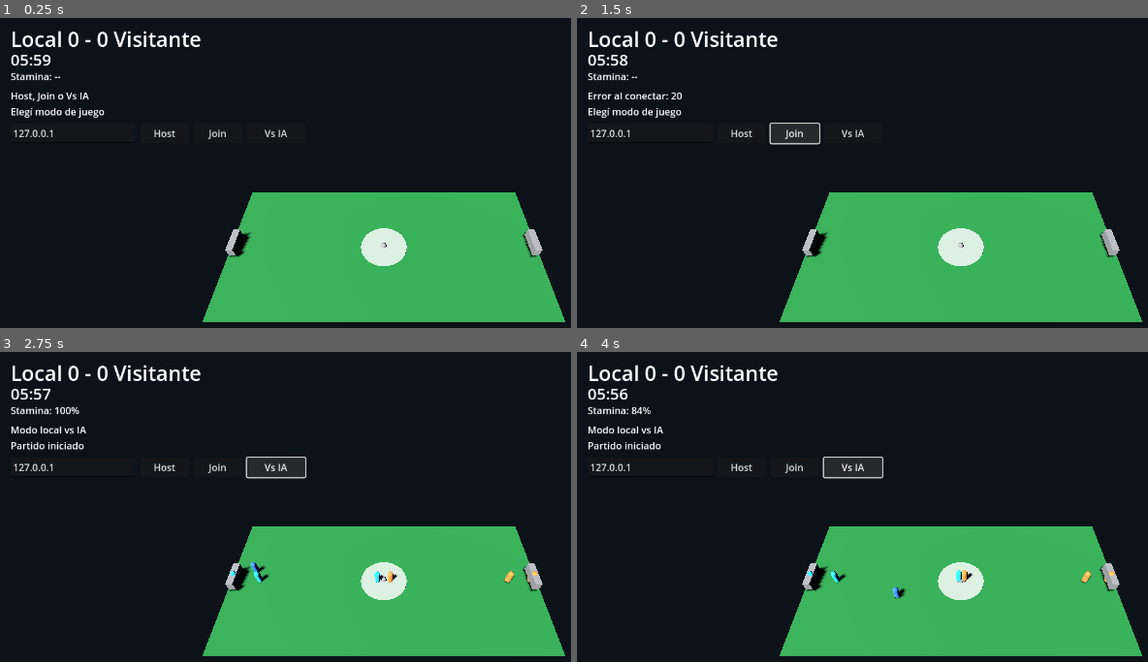
Above: before the commit, frames 1-4 (two rows, left to right).
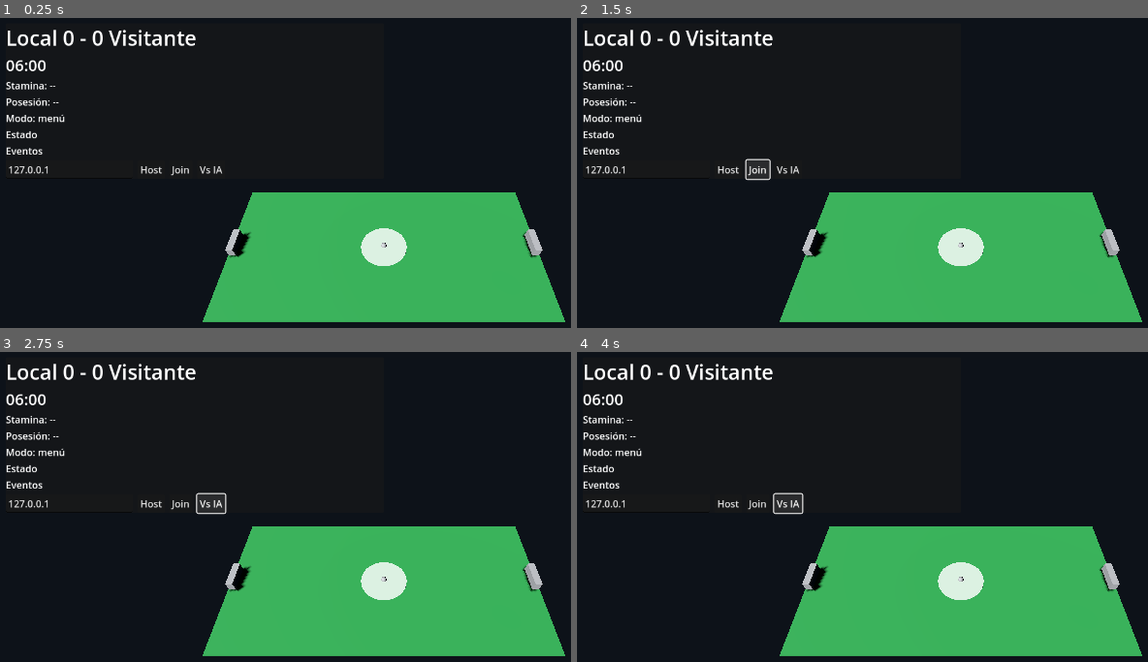
Above: after the commit, the same moments.

Repository: tenemostuseguro/uft27
Game: Godot game, scene res://scenes/Main3D.tscn
Same seed, same stepped clock (60 frames per second), same inputs: the game is played once before the commit and once after it. This scene is started directly instead of the project's main scene.
Inputs:
- Up to frame 1 (0.25 s): no input
- Up to frame 2 (1.5 s): click "Host" at 0.5 s; click "Join" at 1.25 s
- Up to frame 3 (2.75 s): click "Vs IA" at 2 s
- Up to frame 4 (4 s): tap Enter at 2.75 s; hold D (move_right) 2.78-3.53 s; hold Shift (sprint) 2.78-3.53 s; tap Space (shoot) at 2.85, 3.8 s; hold S (move_down) from 3.53 s (still down); tap Shift (sprint) at 3.6 s

The runs differ from the first frame. In frame 1, 2.8% of the frame differs, in the area x 1-51%, y 3-51%; in frame 2, 3.3%; in frame 3, 3.6%; in frame 4, 3.6%, in the area x 1-95%, y 3-80%.
Error after the commit: Invalid access to property or key 'button_down' on a base object of type 'null instance'. (res://scripts/game_manager_3d.gd:98)

Commit message:
Polish match system HUD and add mobile touch controls

Diff:
--- a/godot-futsal/scenes/Main3D.tscn
+++ b/godot-futsal/scenes/Main3D.tscn
@@ -52,7 +52,7 @@
 bot_scene = ExtResource("4_bot_scene")
 field_half_length = 20.0
 field_half_width = 10.0
-ai_players_per_side = 3
+ai_players_per_side = 4
 match_duration = 360.0
 
 [node name="WorldEnvironment" type="WorldEnvironment" parent="."]
@@ -150,71 +150,150 @@
 anchor_right = 1.0
 anchor_bottom = 1.0
 
-[node name="ScoreLabel" type="Label" parent="CanvasLayer/UI"]
-offset_left = 24.0
-offset_top = 14.0
-offset_right = 600.0
-offset_bottom = 58.0
-text = "0 - 0"
+[node name="Hud" type="PanelContainer" parent="CanvasLayer/UI"]
+layout_mode = 1
+anchors_preset = 0
+offset_left = 16.0
+offset_top = 12.0
+offset_right = 640.0
+offset_bottom = 250.0
+
+[node name="VBox" type="VBoxContainer" parent="CanvasLayer/UI/Hud"]
+layout_mode = 2
+theme_override_constants/separation = 4
+
+[node name="ScoreLabel" type="Label" parent="CanvasLayer/UI/Hud/VBox"]
+layout_mode = 2
+text = "Local 0 - 0 Visitante"
 theme_override_font_sizes/font_size = 34
 
-[node name="TimerLabel" type="Label" parent="CanvasLayer/UI"]
-offset_left = 24.0
-offset_top = 54.0
-offset_right = 220.0
-offset_bottom = 90.0
+[node name="TimerLabel" type="Label" parent="CanvasLayer/UI/Hud/VBox"]
+layout_mode = 2
 text = "06:00"
 theme_override_font_sizes/font_size = 26
 
-[node name="StaminaLabel" type="Label" parent="CanvasLayer/UI"]
-offset_left = 24.0
-offset_top = 88.0
-offset_right = 280.0
-offset_bottom = 118.0
+[node name="StaminaLabel" type="Label" parent="CanvasLayer/UI/Hud/VBox"]
+layout_mode = 2
 text = "Stamina: --"
 
-[node name="StatusLabel" type="Label" parent="CanvasLayer/UI"]
-offset_left = 24.0
-offset_top = 120.0
-offset_right = 520.0
-offset_bottom = 148.0
+[node name="PossessionLabel" type="Label" parent="CanvasLayer/UI/Hud/VBox"]
+layout_mode = 2
+text = "Posesión: --"
+
+[node name="ModeLabel" type="Label" parent="CanvasLayer/UI/Hud/VBox"]
+layout_mode = 2
+text = "Modo: menú"
+
+[node name="StatusLabel" type="Label" parent="CanvasLayer/UI/Hud/VBox"]
+layout_mode = 2
 text = "Estado"
 
-[node name="EventLabel" type="Label" parent="CanvasLayer/UI"]
-offset_left = 24.0
-offset_top = 146.0
-offset_right = 620.0
-offset_bottom = 174.0
+[node name="EventLabel" type="Label" parent="CanvasLayer/UI/Hud/VBox"]
+layout_mode = 2
 text = "Eventos"
 
-[node name="IPInput" type="LineEdit" parent="CanvasLayer/UI"]
-offset_left = 24.0
-offset_top = 178.0
-offset_right = 230.0
-offset_bottom = 210.0
+[node name="NetworkRow" type="HBoxContainer" parent="CanvasLayer/UI/Hud/VBox"]
+layout_mode = 2
+theme_override_constants/separation = 8
+
+[node name="IPInput" type="LineEdit" parent="CanvasLayer/UI/Hud/VBox/NetworkRow"]
+layout_mode = 2
+custom_minimum_size = Vector2(210, 0)
 placeholder_text = "IP host (ej: 192.168.0.20)"
 text = "127.0.0.1"
 
-[node name="HostButton" type="Button" parent="CanvasLayer/UI"]
-offset_left = 238.0
-offset_top = 178.0
-offset_right = 318.0
-offset_bottom = 210.0
+[node name="HostButton" type="Button" parent="CanvasLayer/UI/Hud/VBox/NetworkRow"]
+layout_mode = 2
 text = "Host"
 
-[node name="JoinButton" type="Button" parent="CanvasLayer/UI"]
-offset_left = 326.0
-offset_top = 178.0
-offset_right = 406.0
-offset_bottom = 210.0
+[node name="JoinButton" type="Button" parent="CanvasLayer/UI/Hud/VBox/NetworkRow"]
+layout_mode = 2
 text = "Join"
 
-[node name="VsAIButton" type="Button" parent="CanvasLayer/UI"]
-offset_left = 414.0
-offset_top = 178.0
-offset_right = 510.0
-offset_bottom = 210.0
+[node name="VsAIButton" type="Button" parent="CanvasLayer/UI/Hud/VBox/NetworkRow"]
+layout_mode = 2
 text = "Vs IA"
+
+[node name="MobileControls" type="Control" parent="CanvasLayer/UI"]
+layout_mode = 1
+anchors_preset = 15
+anchor_right = 1.0
+anchor_bottom = 1.0
+
+[node name="MovePad" type="PanelContainer" parent="CanvasLayer/UI/MobileControls"]
+layout_mode = 1
+anchors_preset = 3
+anchor_top = 1.0
+anchor_right = 0.0
+anchor_bottom = 1.0
+offset_left = 16.0
+offset_top = -220.0
+offset_right = 236.0
+offset_bottom = -16.0
+
+[node name="Grid" type="GridContainer" parent="CanvasLayer/UI/MobileControls/MovePad"]
+layout_mode = 2
+columns = 3
+
+[node name="Empty1" type="Control" parent="CanvasLayer/UI/MobileControls/MovePad/Grid"]
+layout_mode = 2
+custom_minimum_size = Vector2(60, 60)
+
+[node name="UpButton" type="Button" parent="CanvasLayer/UI/MobileControls/MovePad/Grid"]
+layout_mode = 2
+text = "↑"
+
+[node name="Empty2" type="Control" parent="CanvasLayer/UI/MobileControls/MovePad/Grid"]
+layout_mode = 2
+custom_minimum_size = Vector2(60, 60)
+
+[node name="LeftButton" type="Button" parent="CanvasLayer/UI/MobileControls/MovePad/Grid"]
+layout_mode = 2
+text = "←"
+
+[node name="Empty3" type="Control" parent="CanvasLayer/UI/MobileControls/MovePad/Grid"]
+layout_mode = 2
+custom_minimum_size = Vector2(60, 60)
+
+[node name="RightButton" type="Button" parent="CanvasLayer/UI/MobileControls/MovePad/Grid"]
+layout_mode = 2
+text = "→"
+
+[node name="Empty4" type="Control" parent="CanvasLayer/UI/MobileControls/MovePad/Grid"]
+layout_mode = 2
+custom_minimum_size = Vector2(60, 60)
+
+[node name="DownButton" type="Button" parent="CanvasLayer/UI/MobileControls/MovePad/Grid"]
+layout_mode = 2
+text = "↓"
+
+[node name="Empty5" type="Control" parent="CanvasLayer/UI/MobileControls/MovePad/Grid"]
+layout_mode = 2
+custom_minimum_size = Vector2(60, 60)
+
+[node name="ActionPad" type="PanelContainer" parent="CanvasLayer/UI/MobileControls"]
+layout_mode = 1
+anchors_preset = 9
+anchor_left = 1.0
+anchor_top = 1.0
+anchor_right = 1.0
+anchor_bottom = 1.0
+offset_left = -236.0
+offset_top = -220.0
+offset_right = -16.0
+offset_bottom = -16.0
+
+[node name="VBox" type="VBoxContainer" parent="CanvasLayer/UI/MobileControls/ActionPad"]
+layout_mode = 2
+theme_override_constants/separation = 10
+
+[node name="ShootButton" type="Button" parent="CanvasLayer/UI/MobileControls/ActionPad/VBox"]
+layout_mode = 2
+text = "PATEAR"
+
+[node name="SprintButton" type="Button" parent="CanvasLayer/UI/MobileControls/ActionPad/VBox"]
+layout_mode = 2
+text = "SPRINT"
 
 [connection signal="body_entered" from="GoalHome" to="." method="_on_goal_home_body_entered"]
 [connection signal="body_entered" from="GoalAway" to="." method="_on_goal_away_body_entered"]
--- a/godot-futsal/scripts/game_manager_3d.gd
+++ b/godot-futsal/scripts/game_manager_3d.gd
@@ -14,15 +14,26 @@
 @onready var players_root: Node3D = $Players
 @onready var bots_root: Node3D = $Bots
 @onready var ball: RigidBody3D = $Ball
-@onready var score_label: Label = $CanvasLayer/UI/ScoreLabel
-@onready var timer_label: Label = $CanvasLayer/UI/TimerLabel
-@onready var status_label: Label = $CanvasLayer/UI/StatusLabel
-@onready var ip_input: LineEdit = $CanvasLayer/UI/IPInput
-@onready var host_button: Button = $CanvasLayer/UI/HostButton
-@onready var join_button: Button = $CanvasLayer/UI/JoinButton
-@onready var vs_ai_button: Button = $CanvasLayer/UI/VsAIButton
-@onready var stamina_label: Label = $CanvasLayer/UI/StaminaLabel
-@onready var event_label: Label = $CanvasLayer/UI/EventLabel
+@onready var score_label: Label = $CanvasLayer/UI/Hud/ScoreLabel
+@onready var timer_label: Label = $CanvasLayer/UI/Hud/TimerLabel
+@onready var status_label: Label = $CanvasLayer/UI/Hud/StatusLabel
+@onready var event_label: Label = $CanvasLayer/UI/Hud/EventLabel
+@onready var stamina_label: Label = $CanvasLayer/UI/Hud/StaminaLabel
+@onready var mode_label: Label = $CanvasLayer/UI/Hud/ModeLabel
+@onready var possession_label: Label = $CanvasLayer/UI/Hud/PossessionLabel
+
+@onready var ip_input: LineEdit = $CanvasLayer/UI/Hud/VBox/NetworkRow/IPInput
+@onready var host_button: Button = $CanvasLayer/UI/Hud/VBox/NetworkRow/HostButton
+@onready var join_button: Button = $CanvasLayer/UI/Hud/VBox/NetworkRow/JoinButton
+@onready var vs_ai_button: Button = $CanvasLayer/UI/Hud/VBox/NetworkRow/VsAIButton
+
+@onready var mobile_controls: Control = $CanvasLayer/UI/MobileControls
+@onready var move_up_button: Button = $CanvasLayer/UI/MobileControls/MovePad/Grid/UpButton
+@onready var move_down_button: Button = $CanvasLayer/UI/MobileControls/MovePad/Grid/DownButton
+@onready var move_left_button: Button = $CanvasLayer/UI/MobileControls/MovePad/Grid/LeftButton
+@onready var move_right_button: Button = $CanvasLayer/UI/MobileControls/MovePad/Grid/RightButton
+@onready var shoot_button: Button = $CanvasLayer/UI/MobileControls/ActionPad/ShootButton
+@onready var sprint_button: Button = $CanvasLayer/UI/MobileControls/ActionPad/SprintButton
 
 var home_score := 0
 var away_score := 0
@@ -32,12 +43,22 @@
 var halftime_done := false
 var offline_vs_ai := false
 
+var mobile_left := false
+var mobile_right := false
+var mobile_up := false
+var mobile_down := false
+var mobile_sprint := false
+var mobile_shoot_request := false
+
 func _ready() -> void:
 	time_left = match_duration
 	host_button.pressed.connect(_on_host_pressed)
 	join_button.pressed.connect(_on_join_pressed)
 	vs_ai_button.pressed.connect(_on_vs_ai_pressed)
 
+	_connect_mobile_controls()
+	mobile_controls.visible = OS.has_feature("mobile")
+
 	multiplayer.peer_connected.connect(_on_peer_connected)
 	multiplayer.peer_disconnected.connect(_on_peer_disconnected)
 	multiplayer.connected_to_server.connect(_on_connected_to_server)
@@ -46,6 +67,7 @@
 
 	event_label.text = "Elegí modo de juego"
 	status_label.text = "Host, Join o Vs IA"
+	mode_label.text = "Modo: menú"
 	update_ui()
 
 func _process(delta: float) -> void:
@@ -54,6 +76,7 @@
 		return
 	_update_match_clock(delta)
 	_check_ball_bounds()
+	_update_possession_label()
 	update_ui()
 
 func _physics_process(_delta: float) -> void:
@@ -62,6 +85,41 @@
 
 func _is_authority() -> bool:
 	return not multiplayer.has_multiplayer_peer() or multiplayer.is_server()
+
+func _connect_mobile_controls() -> void:
+	move_up_button.button_down.connect(func() -> void: mobile_up = true)
+	move_up_button.button_up.connect(func() -> void: mobile_up = false)
+	move_down_button.button_down.connect(func() -> void: mobile_down = true)
+	move_down_button.button_up.connect(func() -> void: mobile_down = false)
+	move_left_button.button_down.connect(func() -> void: mobile_left = true)
+	move_left_button.button_up.connect(func() -> void: mobile_left = false)
+	move_right_button.button_down.connect(func() -> void: mobile_right = true)
+	move_right_button.button_up.connect(func() -> void: mobile_right = false)
+	sprint_button.button_down.connect(func() -> void: mobile_sprint = true)
+	sprint_button.button_up.connect(func() -> void: mobile_sprint = false)
+	shoot_button.pressed.connect(func() -> void: mobile_shoot_request = true)
+
+func get_mobile_move_vector() -> Vector2:
+	var x := 0.0
+	var y := 0.0
+	if mobile_left:
+		x -= 1.0
+	if mobile_right:
+		x += 1.0
+	if mobile_up:
+		y -= 1.0
+	if mobile_down:
+		y += 1.0
+	return Vector2(x, y).normalized()
+
+func is_mobile_sprint_pressed() -> bool:
+	return mobile_sprint
+
+func consume_mobile_shoot() -> bool:
+	if mobile_shoot_request:
+		mobile_shoot_request = false
+		return true
+	return false
 
 func _update_match_clock(delta: float) -> void:
 	if time_left <= 0.0:
@@ -101,6 +159,7 @@
 func _on_vs_ai_pressed() -> void:
 	offline_vs_ai = true
 	status_label.text = "Modo local vs IA"
+	mode_label.text = "Modo: local vs IA"
 	event_label.text = "Partido iniciado"
 	if players.is_empty():
 		_spawn_player(1, true, -1)
@@ -116,6 +175,7 @@
 
 	multiplayer.multiplayer_peer = peer
 	status_label.text = "Host activo en puerto %d" % PORT
+	mode_label.text = "Modo: host online"
 	event_label.text = "Esperando rival..."
 	if players.is_empty():
 		_spawn_player(multiplayer.get_unique_id(), true, -1)
@@ -134,6 +194,7 @@
 		return
 
 	multiplayer.multiplayer_peer = peer
+	mode_label.text = "Modo: cliente online"
 	status_label.text = "Conectando a %s:%d..." % [ip, PORT]
 
 func _on_peer_connected(id: int) -> void:
@@ -350,6 +411,29 @@
 		return
 	stamina_label.text = "Stamina: %d%%" % int(local_player.stamina_ratio() * 100.0)
 
+func _update_possession_label() -> void:
+	var closest_home := _closest_entity_to_ball(-1)
+	var closest_away := _closest_entity_to_ball(1)
+	if closest_home == INF and closest_away == INF:
+		possession_label.text = "Posesión: --"
+	elif closest_home <= closest_away:
+		possession_label.text = "Posesión: Local"
+	else:
+		possession_label.text = "Posesión: Visitante"
+
+func _closest_entity_to_ball(side: int) -> float:
+	var best := INF
+	for raw_player in players.values():
+		var player: Node3D = raw_player
+		if int(player.team_side) != side:
+			continue
+		best = min(best, player.global_position.distance_to(ball.global_position))
+	for bot in bots:
+		if int(bot.team_side) != side:
+			continue
+		best = min(best, bot.global_position.distance_to(ball.global_position))
+	return best
+
 func _get_local_player() -> Node:
 	for raw_player in players.values():
 		var player: Node = raw_player
--- a/godot-futsal/scripts/player_3d.gd
+++ b/godot-futsal/scripts/player_3d.gd
@@ -11,7 +11,7 @@
 @export var stamina_sprint_cost := 28.0
 
 var local_control := false
-var manager: Node = null
+var manager: GameManager3D = null
 var stamina := 100.0
 
 @onready var mesh: MeshInstance3D = $MeshInstance3D
@@ -31,10 +31,19 @@
 		rpc("sync_remote_state", global_position, rotation.y, velocity, stamina)
 
 func _process_local_input(delta: float) -> void:
-	var input_dir := Input.get_vector("move_left", "move_right", "move_up", "move_down")
-	var direction := Vector3(input_dir.x, 0.0, input_dir.y)
+	var key_input := Input.get_vector("move_left", "move_right", "move_up", "move_down")
+	var mobile_input := Vector2.ZERO
+	if manager != null:
+		mobile_input = manager.get_mobile_move_vector()
+
+	var final_input := key_input
+	if mobile_input.length() > final_input.length():
+		final_input = mobile_input
+
+	var direction := Vector3(final_input.x, 0.0, final_input.y)
 	var speed := move_speed
-	var can_sprint := Input.is_action_pressed("sprint") and stamina > 1.0 and direction.length() > 0.01
+	var mobile_sprint := manager != null and manager.is_mobile_sprint_pressed()
+	var can_sprint := (Input.is_action_pressed("sprint") or mobile_sprint) and stamina > 1.0 and direction.length() > 0.01
 	if can_sprint:
 		speed *= sprint_multiplier
 		stamina = max(0.0, stamina - stamina_sprint_cost * delta)
@@ -49,7 +58,8 @@
 	if direction.length() > 0.05:
 		look_at(global_position + direction, Vector3.UP)
 
-	if Input.is_action_just_pressed("shoot") and manager != null:
+	var mobile_shoot := manager != null and manager.consume_mobile_shoot()
+	if (Input.is_action_just_pressed("shoot") or mobile_shoot) and manager != null:
 		manager.request_kick_from_player(player_id, global_position, -global_transform.basis.z, kick_force, kick_range)
 
 @rpc("any_peer", "unreliable")
Not shown, changed: godot-futsal/README.md
